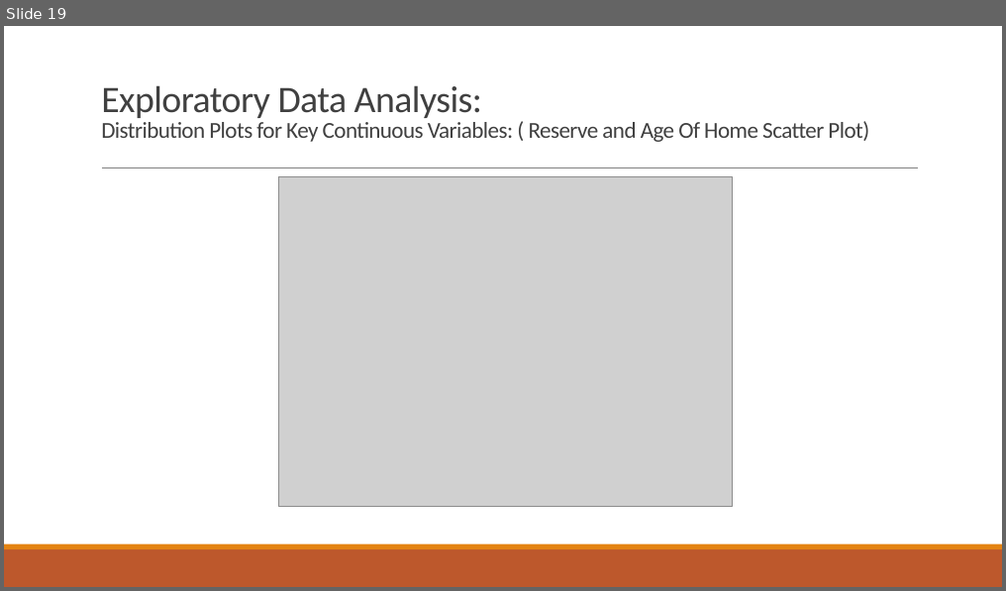
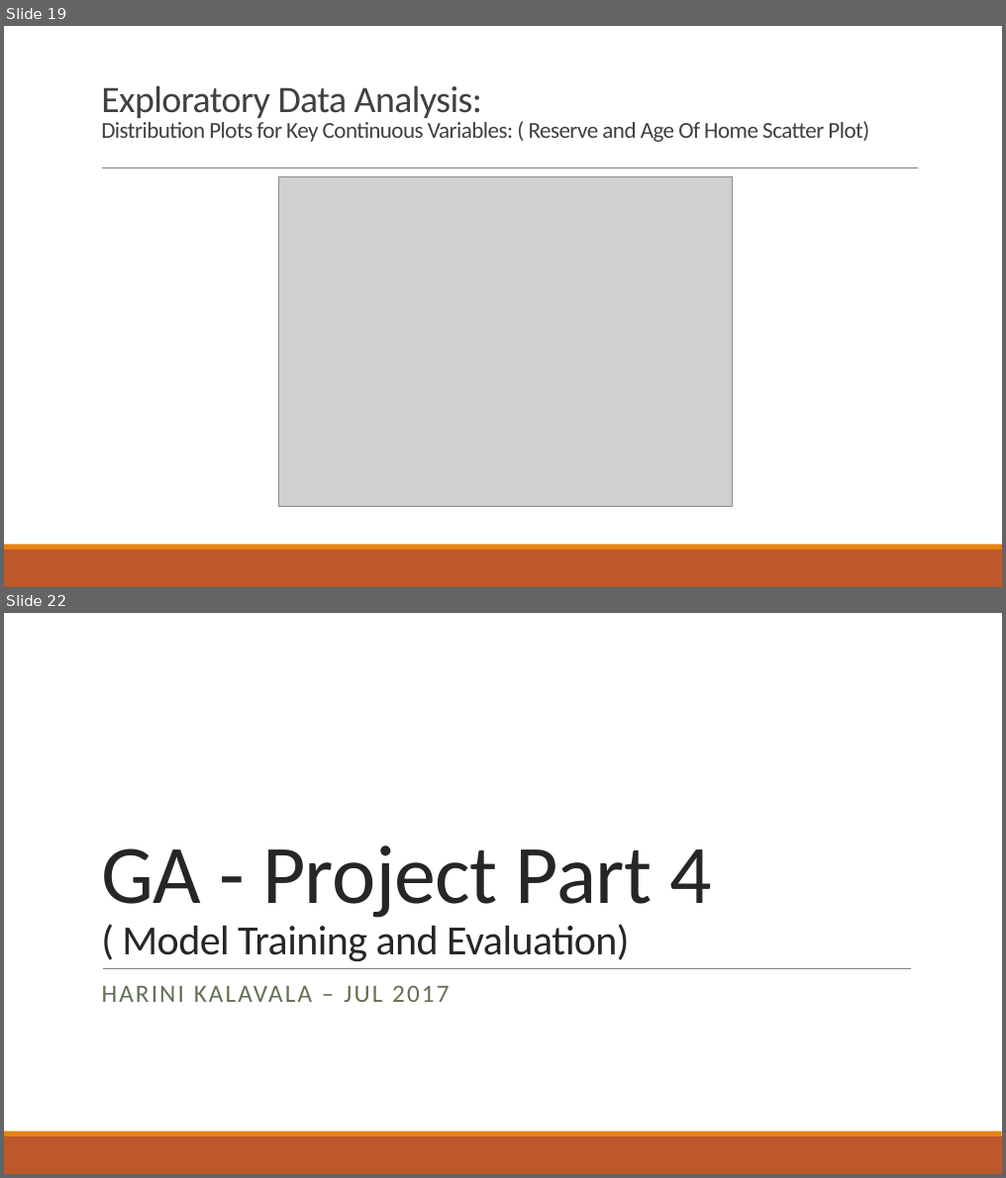
Before and after one commit to hkalavala/DS_SM_15_HK, a slide deck: projects/final-project/GA Project - HK.pptx. Shown one above the other, each under a label of ours: slide 19 before the commit, slides 19 and 22 after it; the slides between them are not shown. The pictures are 1006x591 and 1006x1178 pixels, drawn with LibreOffice and Linux fonts; fonts in the diff are those of the drawing; grey boxes stand for pictures. Boxes give left, top, right and bottom in pixels: in the first picture for what was removed or moved away, otherwise in the second. Text is boxed around its words. In the diff, an @@ line names an element or a change of style, - is before the commit and + after.

```diff
--- a/projects/final-project/GA Project - HK.pptx
+++ b/projects/final-project/GA Project - HK.pptx
@@ slide 22 added at (x1=4, y1=613, x2=1002, y2=1174), background #FFFFFF; not listed: 2 template elements that a slide beside it also shows @@
@@ title added at (x1=101, y1=846, x2=713, y2=962), 40 pt, text #262626 @@
+GA - Project Part 4
+( Model Training and Evaluation)
@@ line added from (103, 968) to (912, 968), #808080 0.5 pt @@
@@ subtitle added at (x1=102, y1=985, x2=449, y2=1002), 24 pt, text #637052 @@
+HARINI KALAVALA – JUL 2017
```
Also in this commit, not shown: 1 slide changed, 6 other slides added.
